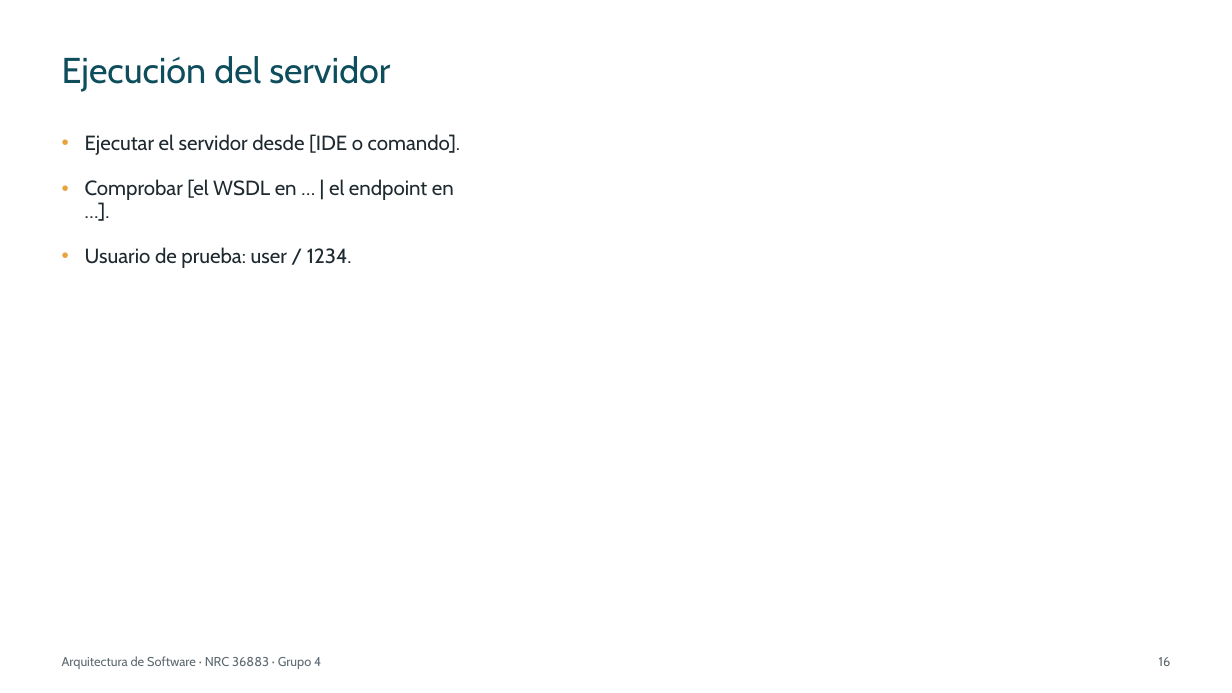
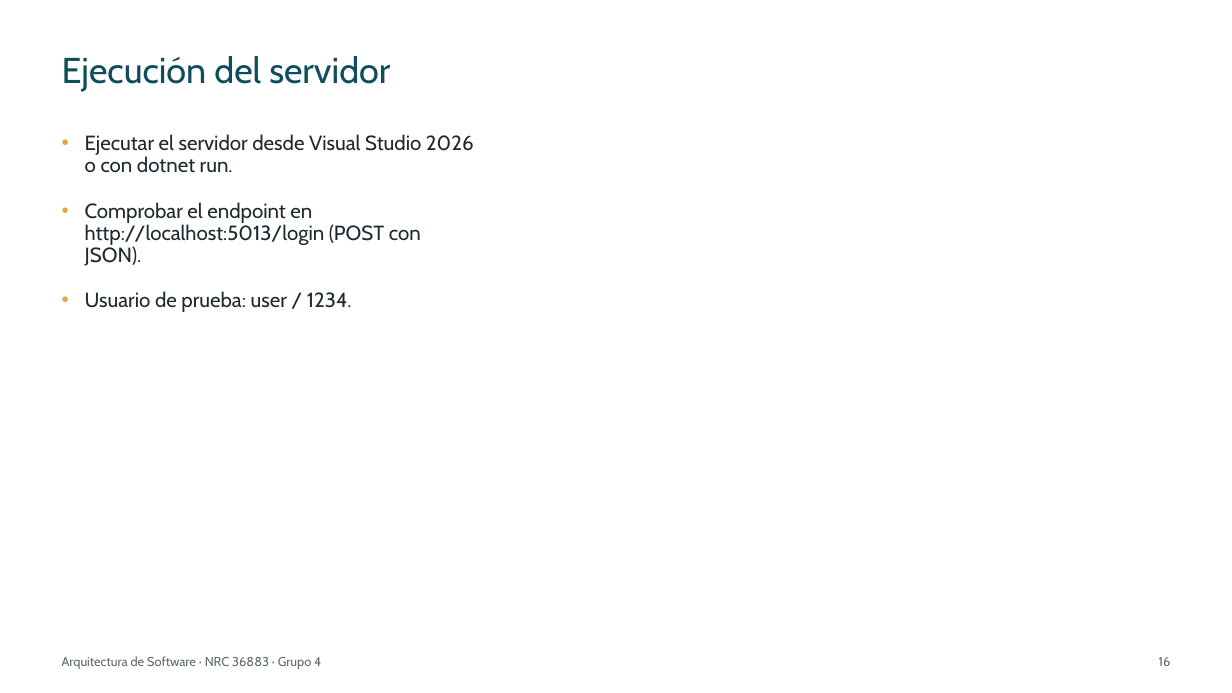
Before and after one commit to IMarcusDev/TI.1.4.-PAO202651_RESTFUL_DOTNET_SINBDD_NRC_36883_GR04, a slide deck: slide 16 of 05. DOCUMENTACION/PRESENTACION TI.1.4. RESTFUL sin BDD en DOTNET GR4.pptx. Drawn at 1232x693 pixels with LibreOffice and Linux fonts; fonts in the diff are those of the drawing. Boxes give left, top, right and bottom in pixels: in the first picture for what was removed or moved away, otherwise in the second. Text is boxed around its words. In the diff, an @@ line names an element or a change of style, - is before the commit and + after.

```diff
--- a/05. DOCUMENTACION/PRESENTACION TI.1.4. RESTFUL sin BDD en DOTNET GR4.pptx
+++ b/05. DOCUMENTACION/PRESENTACION TI.1.4. RESTFUL sin BDD en DOTNET GR4.pptx
@@ text at bbox=[85, 134, 474, 266]: text changed @@
-• Ejecutar el servidor desde [IDE o comando].
-• Comprobar [el WSDL en … | el endpoint en …].
+• Ejecutar el servidor desde Visual Studio 2026 o con dotnet run.
+• Comprobar el endpoint en http://localhost:5013/login (POST con JSON).
```
Also in this commit, not shown: 27 other slides changed.
